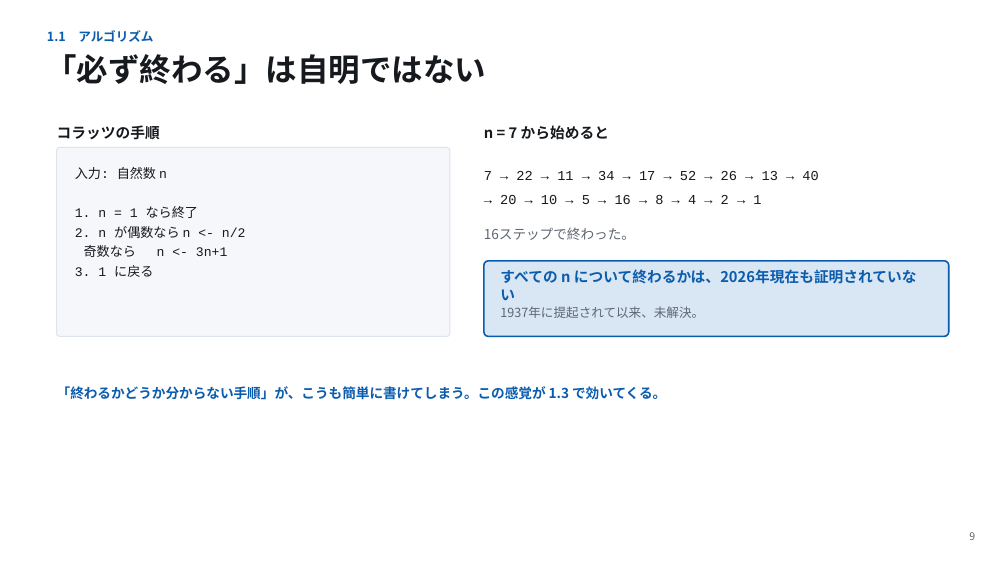
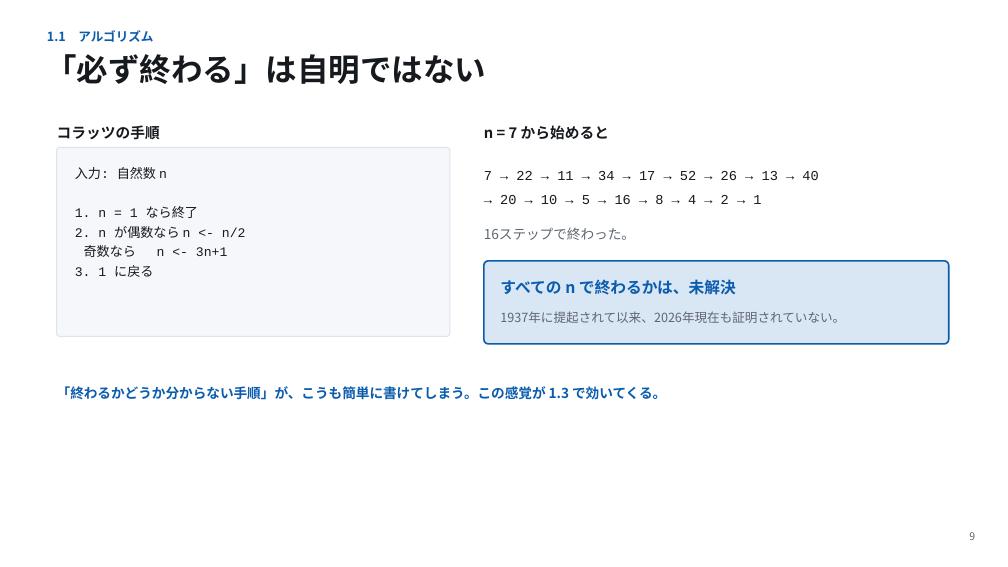
Before and after one commit to koide55/CompOutline, a slide deck: slide 9 of slides/第01回_計算とは何か.pptx. Drawn at 1008x567 pixels with LibreOffice and Linux fonts; fonts in the diff are those of the drawing. Boxes give left, top, right and bottom in pixels: in the first picture for what was removed or moved away, otherwise in the second. Text is boxed around its words. In the diff, an @@ line names an element or a change of style, - is before the commit and + after.

```diff
--- a/slides/第01回_計算とは何か.pptx
+++ b/slides/第01回_計算とは何か.pptx
@@ rounded rectangle: place and size @@
-rounded rectangle at (484,261,949,337)
+rounded rectangle at (484,261,949,344)
@@ rounded rectangle at (484,261,949,344): proportions changed @@
@@ text at (500,279,736,295): text changed; size 14 to 15 pt @@
-すべての n について終わるかは、2026年現在も証明されていない
+すべての n で終わるかは、未解決
@@ text at (500,311,845,323): text changed @@
-1937年に提起されて以来、未解決。
+1937年に提起されて以来、2026年現在も証明されていない。
```
Also in this commit, not shown: 4 other slides changed, 5 other files.
